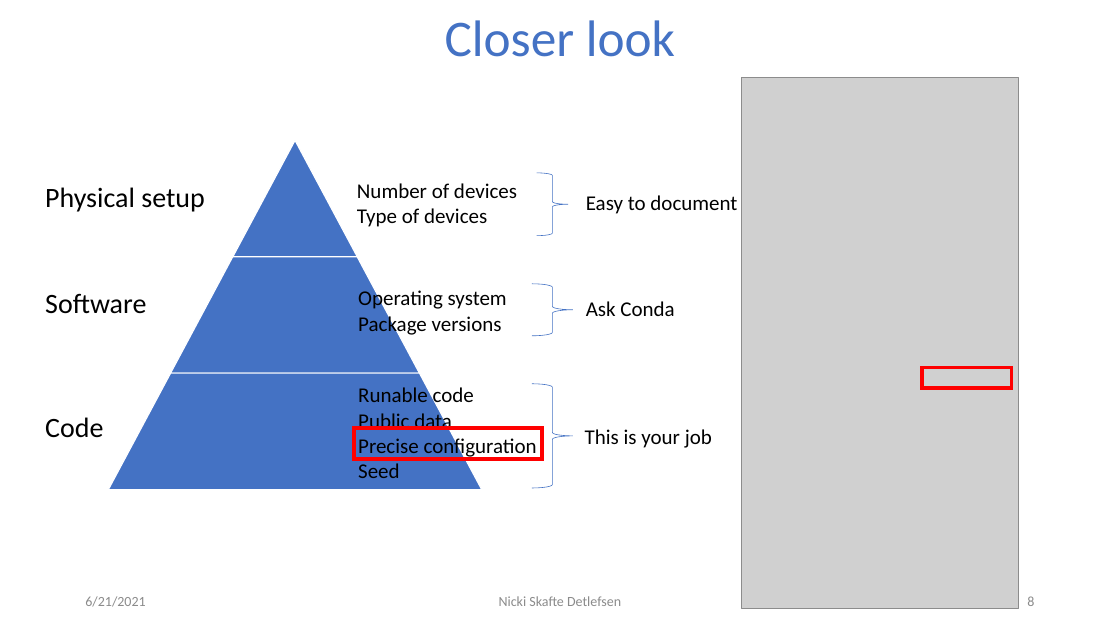
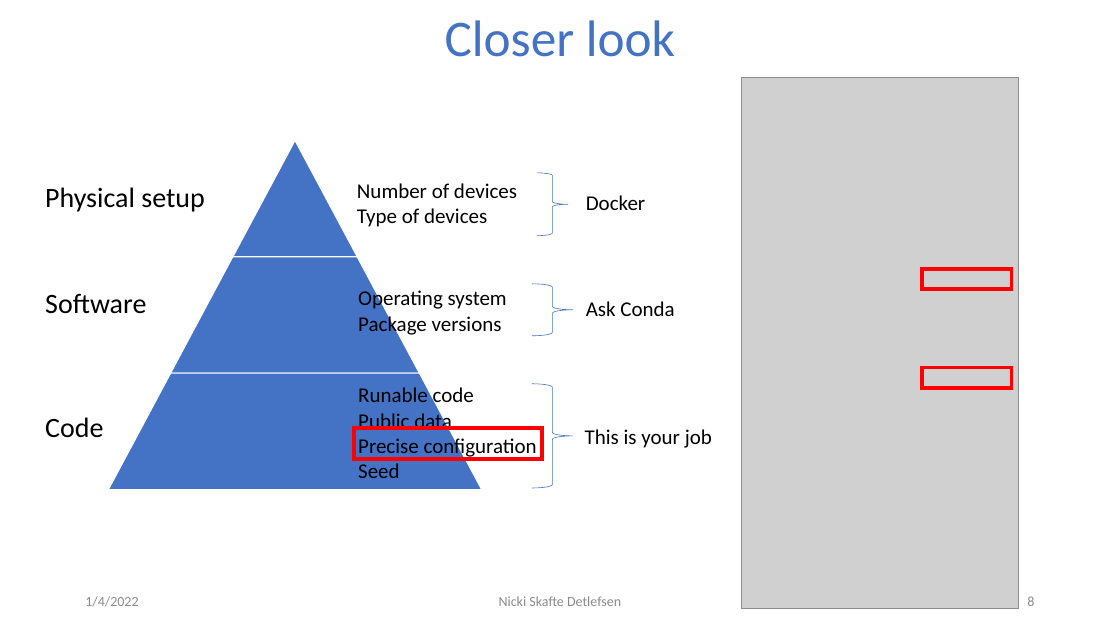
Before and after one commit to DeepEasterbunny/dtu_mlops, a slide deck: slide 8 of s3_reproduceability/lecture/Reproducibility.pptx. Drawn at 1120x630 pixels with LibreOffice and Linux fonts; fonts in the diff are those of the drawing; grey boxes stand for pictures; background and template pictures are left out. Boxes give left, top, right and bottom in pixels: in the first picture for what was removed or moved away, otherwise in the second. Text is boxed around its words. In the diff, an @@ line names an element or a change of style, - is before the commit and + after.

```diff
--- a/s3_reproduceability/lecture/Reproducibility.pptx
+++ b/s3_reproduceability/lecture/Reproducibility.pptx
@@ text at <box>586,195,645,210</box>: text changed @@
-Easy to document
+Docker
@@ rectangle added at <box>923,269,1012,289</box>, outline #FF0000 3 pt @@
@@ text at <box>85,596,138,607</box>: text changed @@
-6/21/2021
+1/4/2022
```
Also in this commit, not shown: 10 other slides changed, 1 slide added, 1 other file.
